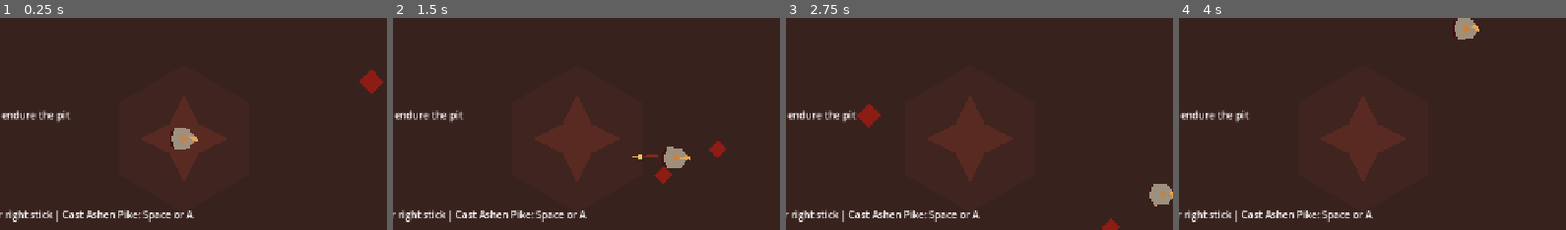
Above: before the commit, frames 1-4 (left to right).
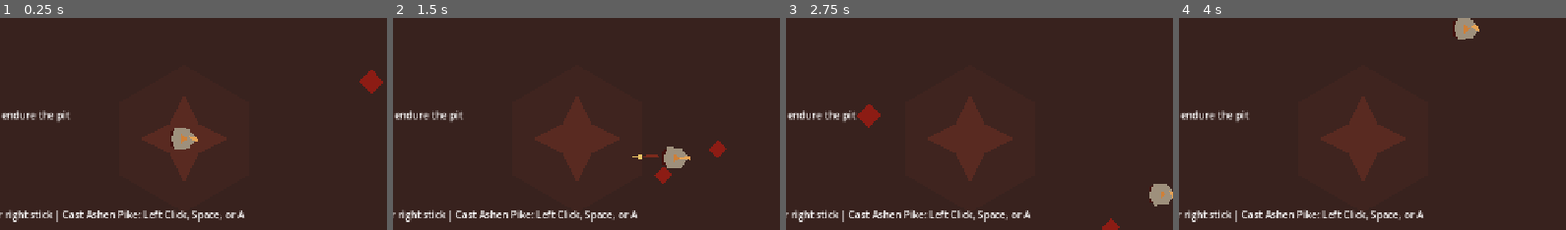
Above: after the commit, the same moments.

Repository: fj-vega/pang-inferno
Game: Godot game, scene res://scenes/main/Main.tscn
Two runs of this game, one before a commit and one after it. Both use one fixed random seed, a clock stepped at 60 frames per second and the inputs below.
Inputs (mouse positions are % of the whole screen's width and height, from its top left):
- Up to frame 1 (0.25 s): no input
- Up to frame 2 (1.5 s): tap Enter at 0.5 s; move the mouse to (73, 44) at 0.52 s; hold D (move_right) 0.53-1.28 s; hold Space (fire) 0.53-1.28 s; click (73, 44) at 0.67 s; move the mouse to (30, 54) at 1.27 s; hold S (move_down) from 1.28 s (still down); tap Space (fire) at 1.35 s; click (30, 54) at 1.42 s
- Up to frame 3 (2.75 s): move the mouse to (61, 26) at 2.02 s; release S (move_down) at 2.03 s; hold D (move_right) from 2.03 s (still down); hold Space (fire) from 2.03 s (still down); tap Enter at 2.1 s; click (61, 26) at 2.17 s
- Up to frame 4 (4 s): move the mouse to (46, 70) at 2.77 s; release D (move_right) at 2.78 s; release Space (fire) at 2.78 s; hold W (move_up) 2.78-3.53 s; tap P at 2.85 s; click (46, 70) at 2.92 s; tap Space (fire) at 3.05 s; move the mouse to (81, 65) at 3.52 s; hold A (move_left) from 3.53 s (still down); hold Space (fire) from 3.53 s (still down); click (81, 65) at 3.67 s
The pictures show only the part of the screen within x 27-77%, y 21-71%; the shares and areas given below are measured in that part.

The runs differ from the first frame. In frame 1, 0.6% of the frame differs, in the area x 36-64%, y 90-97%; in frame 2, 0.6%; in frame 3, 0.6%; in frame 4, 0.6%.

Commit message:
Serialize left click fire binding

Diff:
--- a/project.godot
+++ b/project.godot
@@ -21,6 +21,72 @@
 window/size/viewport_height=720
 window/stretch/mode="canvas_items"
 
+[input]
+
+move_left={
+"deadzone": 0.2,
+"events": [Object(InputEventKey,"resource_local_to_scene":false,"resource_name":"","device":-1,"window_id":0,"alt_pressed":false,"shift_pressed":false,"ctrl_pressed":false,"meta_pressed":false,"pressed":false,"keycode":0,"physical_keycode":65,"key_label":0,"unicode":0,"location":0,"echo":false,"script":null)
+, Object(InputEventKey,"resource_local_to_scene":false,"resource_name":"","device":-1,"window_id":0,"alt_pressed":false,"shift_pressed":false,"ctrl_pressed":false,"meta_pressed":false,"pressed":false,"keycode":0,"physical_keycode":4194319,"key_label":0,"unicode":0,"location":0,"echo":false,"script":null)
+, Object(InputEventJoypadMotion,"resource_local_to_scene":false,"resource_name":"","device":-1,"axis":0,"axis_value":-1.0,"script":null)
+]
+}
+move_right={
+"deadzone": 0.2,
+"events": [Object(InputEventKey,"resource_local_to_scene":false,"resource_name":"","device":-1,"window_id":0,"alt_pressed":false,"shift_pressed":false,"ctrl_pressed":false,"meta_pressed":false,"pressed":false,"keycode":0,"physical_keycode":68,"key_label":0,"unicode":0,"location":0,"echo":false,"script":null)
+, Object(InputEventKey,"resource_local_to_scene":false,"resource_name":"","device":-1,"window_id":0,"alt_pressed":false,"shift_pressed":false,"ctrl_pressed":false,"meta_pressed":false,"pressed":false,"keycode":0,"physical_keycode":4194321,"key_label":0,"unicode":0,"location":0,"echo":false,"script":null)
+, Object(InputEventJoypadMotion,"resource_local_to_scene":false,"resource_name":"","device":-1,"axis":0,"axis_value":1.0,"script":null)
+]
+}
+move_up={
+"deadzone": 0.2,
+"events": [Object(InputEventKey,"resource_local_to_scene":false,"resource_name":"","device":-1,"window_id":0,"alt_pressed":false,"shift_pressed":false,"ctrl_pressed":false,"meta_pressed":false,"pressed":false,"keycode":0,"physical_keycode":87,"key_label":0,"unicode":0,"location":0,"echo":false,"script":null)
+, Object(InputEventKey,"resource_local_to_scene":false,"resource_name":"","device":-1,"window_id":0,"alt_pressed":false,"shift_pressed":false,"ctrl_pressed":false,"meta_pressed":false,"pressed":false,"keycode":0,"physical_keycode":4194320,"key_label":0,"unicode":0,"location":0,"echo":false,"script":null)
+, Object(InputEventJoypadMotion,"resource_local_to_scene":false,"resource_name":"","device":-1,"axis":1,"axis_value":-1.0,"script":null)
+]
+}
+move_down={
+"deadzone": 0.2,
+"events": [Object(InputEventKey,"resource_local_to_scene":false,"resource_name":"","device":-1,"window_id":0,"alt_pressed":false,"shift_pressed":false,"ctrl_pressed":false,"meta_pressed":false,"pressed":false,"keycode":0,"physical_keycode":83,"key_label":0,"unicode":0,"location":0,"echo":false,"script":null)
+, Object(InputEventKey,"resource_local_to_scene":false,"resource_name":"","device":-1,"window_id":0,"alt_pressed":false,"shift_pressed":false,"ctrl_pressed":false,"meta_pressed":false,"pressed":false,"keycode":0,"physical_keycode":4194322,"key_label":0,"unicode":0,"location":0,"echo":false,"script":null)
+, Object(InputEventJoypadMotion,"resource_local_to_scene":false,"resource_name":"","device":-1,"axis":1,"axis_value":1.0,"script":null)
+]
+}
+fire={
+"deadzone": 0.2,
+"events": [Object(InputEventKey,"resource_local_to_scene":false,"resource_name":"","device":-1,"window_id":0,"alt_pressed":false,"shift_pressed":false,"ctrl_pressed":false,"meta_pressed":false,"pressed":false,"keycode":0,"physical_keycode":32,"key_label":0,"unicode":0,"location":0,"echo":false,"script":null)
+, Object(InputEventKey,"resource_local_to_scene":false,"resource_name":"","device":-1,"window_id":0,"alt_pressed":false,"shift_pressed":false,"ctrl_pressed":false,"meta_pressed":false,"pressed":false,"keycode":0,"physical_keycode":4194338,"key_label":0,"unicode":0,"location":0,"echo":false,"script":null)
+, Object(InputEventMouseButton,"resource_local_to_scene":false,"resource_name":"","device":-1,"window_id":0,"alt_pressed":false,"shift_pressed":false,"ctrl_pressed":false,"meta_pressed":false,"button_mask":0,"position":Vector2(0, 0),"global_position":Vector2(0, 0),"factor":1.0,"button_index":1,"canceled":false,"pressed":false,"double_click":false,"script":null)
+, Object(InputEventJoypadButton,"resource_local_to_scene":false,"resource_name":"","device":-1,"button_index":0,"pressure":0.0,"pressed":false,"script":null)
+]
+}
+pause={
+"deadzone": 0.2,
+"events": [Object(InputEventKey,"resource_local_to_scene":false,"resource_name":"","device":-1,"window_id":0,"alt_pressed":false,"shift_pressed":false,"ctrl_pressed":false,"meta_pressed":false,"pressed":false,"keycode":0,"physical_keycode":4194305,"key_label":0,"unicode":0,"location":0,"echo":false,"script":null)
+, Object(InputEventKey,"resource_local_to_scene":false,"resource_name":"","device":-1,"window_id":0,"alt_pressed":false,"shift_pressed":false,"ctrl_pressed":false,"meta_pressed":false,"pressed":false,"keycode":0,"physical_keycode":80,"key_label":0,"unicode":0,"location":0,"echo":false,"script":null)
+, Object(InputEventJoypadButton,"resource_local_to_scene":false,"resource_name":"","device":-1,"button_index":11,"pressure":0.0,"pressed":false,"script":null)
+]
+}
+aim_left={
+"deadzone": 0.2,
+"events": [Object(InputEventJoypadMotion,"resource_local_to_scene":false,"resource_name":"","device":-1,"axis":2,"axis_value":-1.0,"script":null)
+]
+}
+aim_right={
+"deadzone": 0.2,
+"events": [Object(InputEventJoypadMotion,"resource_local_to_scene":false,"resource_name":"","device":-1,"axis":2,"axis_value":1.0,"script":null)
+]
+}
+aim_up={
+"deadzone": 0.2,
+"events": [Object(InputEventJoypadMotion,"resource_local_to_scene":false,"resource_name":"","device":-1,"axis":3,"axis_value":-1.0,"script":null)
+]
+}
+aim_down={
+"deadzone": 0.2,
+"events": [Object(InputEventJoypadMotion,"resource_local_to_scene":false,"resource_name":"","device":-1,"axis":3,"axis_value":1.0,"script":null)
+]
+}
+
 [rendering]
 
 renderer/rendering_method="gl_compatibility"
--- a/scenes/ui/HUD.tscn
+++ b/scenes/ui/HUD.tscn
@@ -66,7 +66,7 @@
 [node name="ControlsValue" type="Label" parent="MarginContainer/VBoxContainer"]
 custom_minimum_size = Vector2(420, 0)
 autowrap_mode = 3
-text = "Move: WASD or left stick | Aim: mouse or right stick | Fire: Space or A"
+text = "Move: WASD or left stick | Aim: mouse or right stick | Fire: Left Click, Space, or A"
 
 [node name="ResultPanel" type="PanelContainer" parent="."]
 visible = false
--- a/scripts/systems/game_flow.gd
+++ b/scripts/systems/game_flow.gd
@@ -84,7 +84,7 @@
 	if hud.has_method("set_status"):
 		hud.call("set_status", "Black-iron rites stir beneath your feet")
 	if hud.has_method("set_controls_hint"):
-		hud.call("set_controls_hint", "Stride: WASD or left stick | Aim: mouse or right stick | Cast Ashen Pike: Space or A")
+		hud.call("set_controls_hint", "Stride: WASD or left stick | Aim: mouse or right stick | Cast Ashen Pike: Left Click, Space, or A")
 	if hud.has_method("set_health"):
 		hud.call("set_health", player_health.call("get_current_health"), player_health.call("get_max_health"))
 	if hud.has_method("set_score"):
Not shown, changed: docs/MEMORY.md
